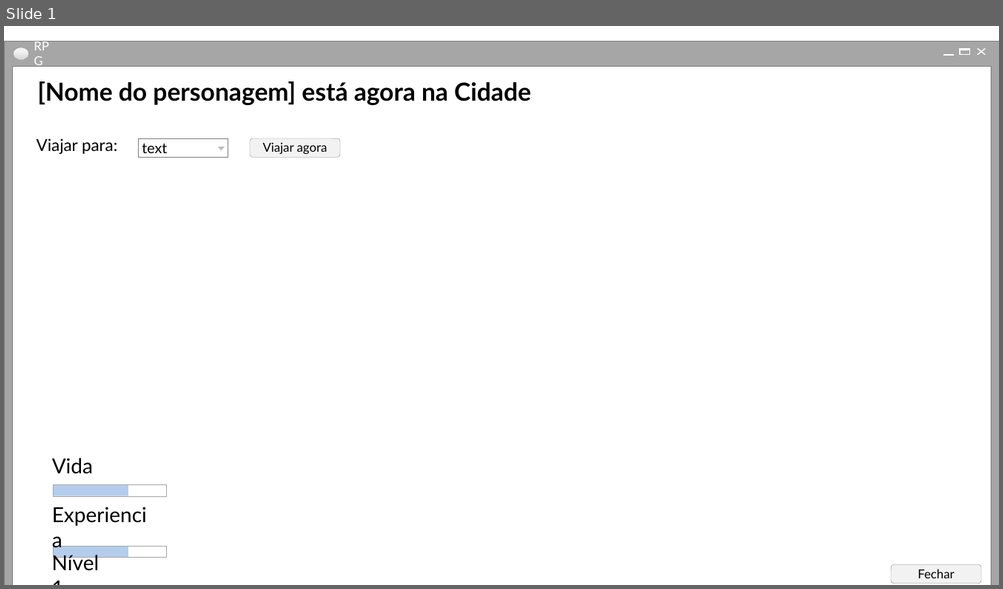
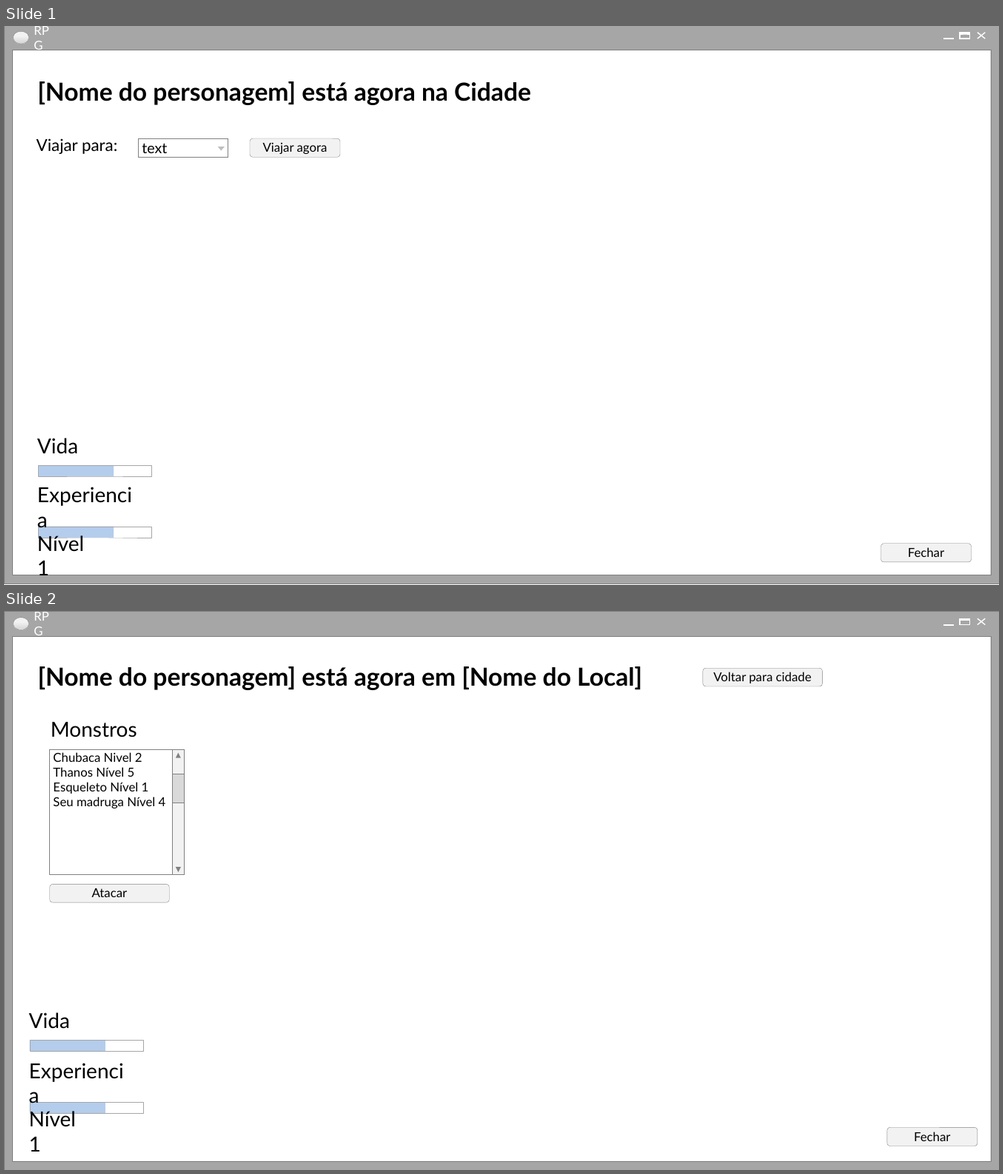
Before and after one commit to gabriel-sk-dev/clak-progr-I, a slide deck: Aula 14/RpgComTelas/RpgComTelas/Prototipacao.pptx. Shown one above the other, each under a label of ours: slide 1 before the commit, slides 1 and 2 after it. The pictures are 1003x589 and 1003x1174 pixels, drawn with LibreOffice and Linux fonts; fonts in the diff are those of the drawing. Boxes give left, top, right and bottom in pixels: in the first picture for what was removed or moved away, otherwise in the second. Text is boxed around its words. In the diff, an @@ line names an element or a change of style, - is before the commit and + after.

```diff
--- a/Aula 14/RpgComTelas/RpgComTelas/Prototipacao.pptx
+++ b/Aula 14/RpgComTelas/RpgComTelas/Prototipacao.pptx
@@ slide 2 added at [4,611,999,1170], background #FFFFFF @@
@@ group added at [4,611,999,1170]: 5 rectangles, 2 lines, 1 text, 1 ellipse @@
+RPG
@@ text added at [38,667,642,690], 24 pt, text #000000, bold @@
+[Nome do personagem] está agora em [Nome do Local]
@@ rounded rectangle added at [703,669,822,687], fill #F2F2F2, outline #808080 0.25 pt, 12 pt, text #000000 @@
+Voltar para cidade
@@ text added at [51,722,137,738], 20 pt, text #000000 @@
+Monstros
@@ group added at [50,750,185,875]: 3 rectangles, 2 triangles, 1 text @@
+Chubaca Nivel 2
+Thanos Nível 5
+Esqueleto Nível 1
+Seu madruga Nível 4
@@ rounded rectangle added at [50,885,169,903], fill #F2F2F2, outline #808080 0.25 pt, 12 pt, text #000000 @@
+Atacar
@@ text added at [29,1013,70,1029], 20 pt, text #000000 @@
+Vida
@@ rectangle added at [29,1040,105,1051], fill #558ED5 at 44% opacity @@
@@ rectangle added at [29,1040,143,1051], outline #A6A6A6 0.25 pt @@
@@ text added at [21,1069,141,1098], 20 pt, text #000000 @@
+Experiencia
@@ rectangle added at [29,1102,105,1114], fill #558ED5 at 44% opacity @@
@@ rectangle added at [29,1102,143,1114], outline #A6A6A6 0.25 pt @@
@@ text added at [29,1109,76,1152], 20 pt, text #000000 @@
+Nível 1
@@ rounded rectangle added at [887,1128,977,1147], fill #F2F2F2, outline #808080 0.25 pt, 12 pt, text #000000 @@
+Fechar
@@ slide 1 changed as well @@
@@ 5 rectangles, 2 lines, 1 text, 1 ellipse: place and size @@
-5 rectangles, 2 lines, 1 text, 1 ellipse at [4,41,999,585]
+5 rectangles, 2 lines, 1 text, 1 ellipse at [4,26,999,584]
@@ text "Vida": place and size @@
-text "Vida" at [52,458,93,474]
+text "Vida" at [37,438,78,454]
@@ 4 rectangles, 2 texts: place and size @@
-4 rectangles, 2 texts at [44,486,166,571]
+4 rectangles, 2 texts at [30,466,152,580]
@@ rounded rectangle "Fechar": place and size @@
-rounded rectangle "Fechar" at [891,565,982,584]
+rounded rectangle "Fechar" at [881,544,971,562]
```
Also in this commit, not shown: 1 other slide added.
